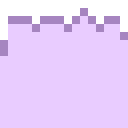
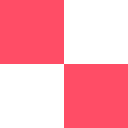
Before/after of a 128 × 128 layered artwork. What changed in the layer stack:
added group "Misc" with 1 layers above "Level" over <box>0,0,128,128</box>
added layer "MissingTex" in group "Misc" over <box>0,0,128,128</box>
hid "Floor" over <box>0,0,128,128</box>
